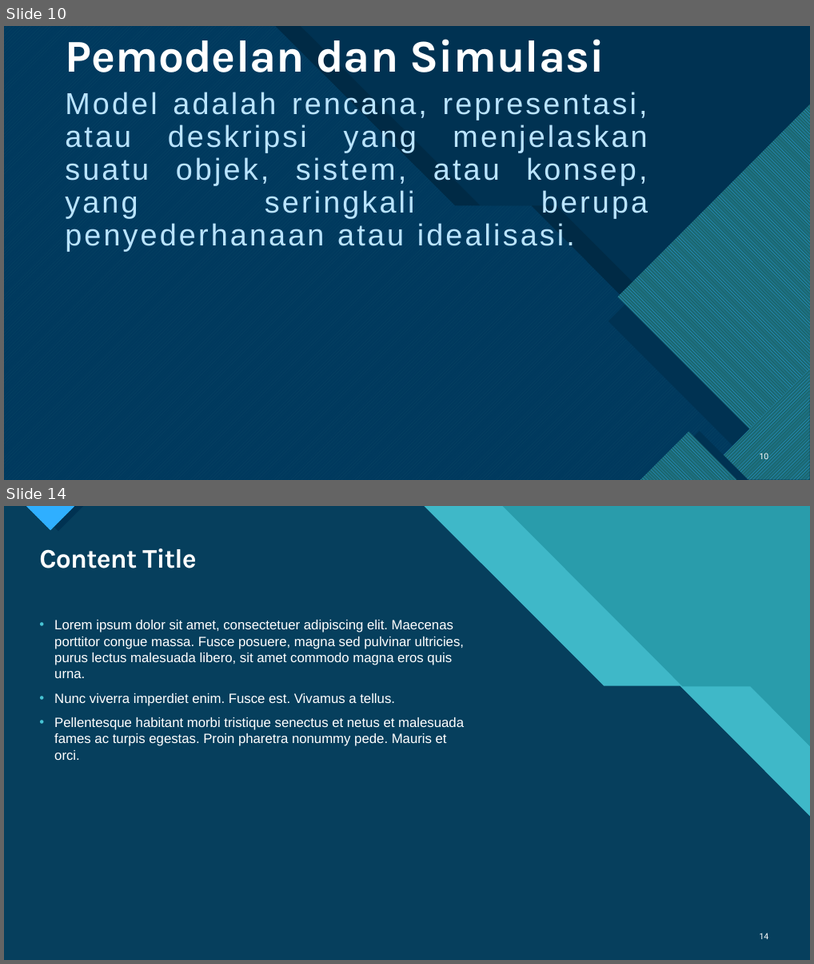
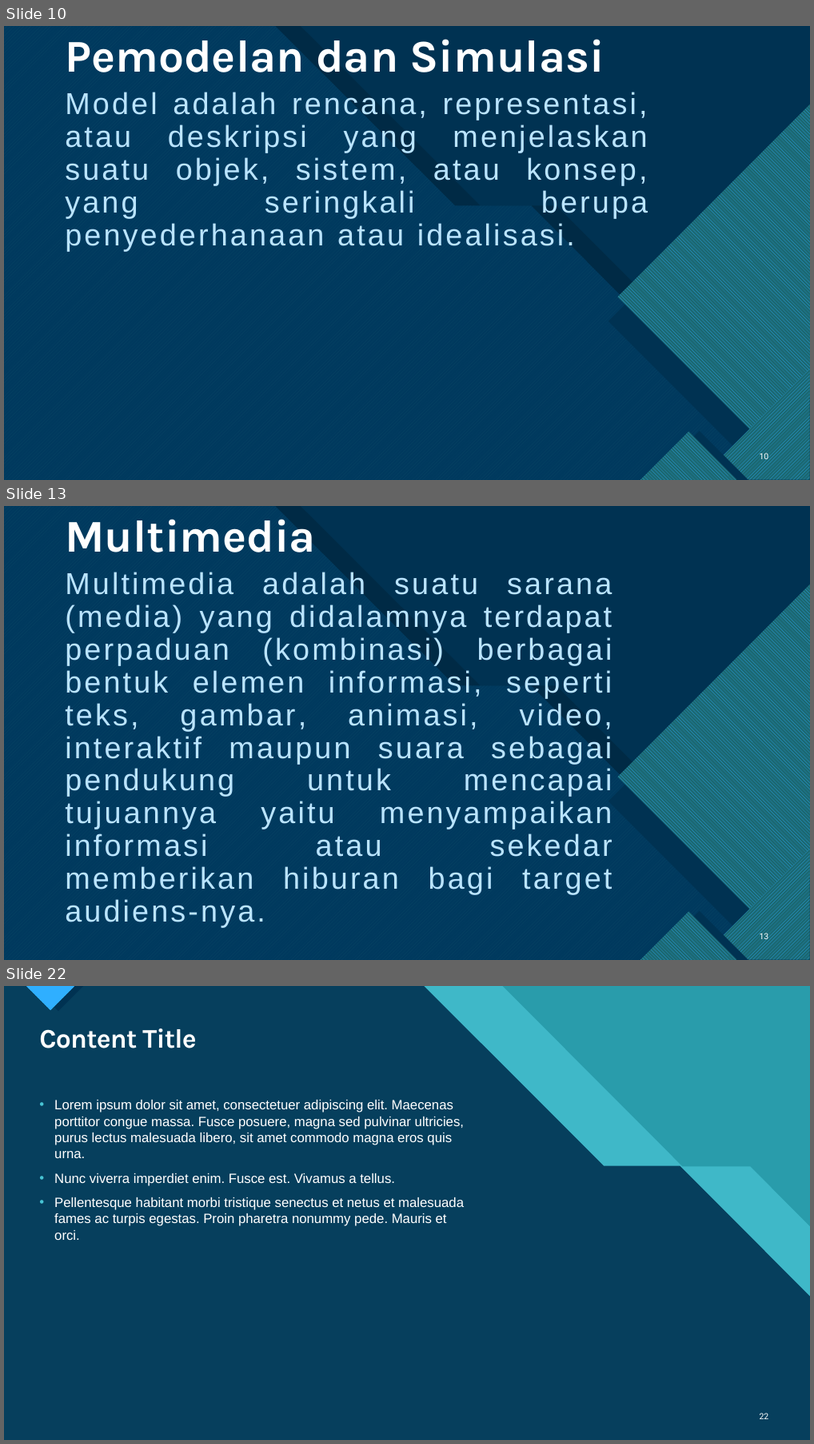
Before and after one commit to AggiaBintangRH/Skripsi, a slide deck: GAME SIMULASI KERJA PRAKTEK MAHASISWA FAKULTAS TEKNOLOGI INFORMASI.pptx. Shown one above the other, each under a label of ours: slides 10 and 14 before the commit, slides 10, 13 and 22 after it; the slides between them are not shown. The pictures are 814x964 and 814x1444 pixels, drawn with LibreOffice and Linux fonts; fonts in the diff are those of the drawing. Boxes give left, top, right and bottom in pixels: in the first picture for what was removed or moved away, otherwise in the second. Text is boxed around its words. In the diff, an @@ line names an element or a change of style, - is before the commit and + after.

Commit message:
Update

```diff
--- a/GAME SIMULASI KERJA PRAKTEK MAHASISWA FAKULTAS TEKNOLOGI INFORMASI.pptx
+++ b/GAME SIMULASI KERJA PRAKTEK MAHASISWA FAKULTAS TEKNOLOGI INFORMASI.pptx
@@ slide 13 added at box(4, 506, 810, 960), background #FFFFFF; not listed: 19 template elements that a slide beside it also shows @@
@@ title added at box(65, 519, 316, 552), 54 pt, text #FFFFFF, bold @@
+Multimedia
@@ text added at box(65, 572, 613, 927), 36 pt, text #BAE4FF @@
+Multimedia adalah suatu sarana (media) yang didalamnya terdapat perpaduan (kombinasi) berbagai bentuk elemen informasi, seperti teks, gambar, animasi, video, interaktif maupun suara sebagai pendukung untuk mencapai tujuannya yaitu menyampaikan informasi atau sekedar memberikan hiburan bagi target audiens-nya.
@@ page number added at box(760, 931, 770, 941), 10 pt, text #FFFFFF @@
+13
@@ what was slide 14 is now slide 22 @@
@@ page number at box(760, 1412, 770, 1419): text changed @@
-14
+22
```
Also in this commit, not shown: 1 slide changed, 9 other slides added, 2 slides removed.
